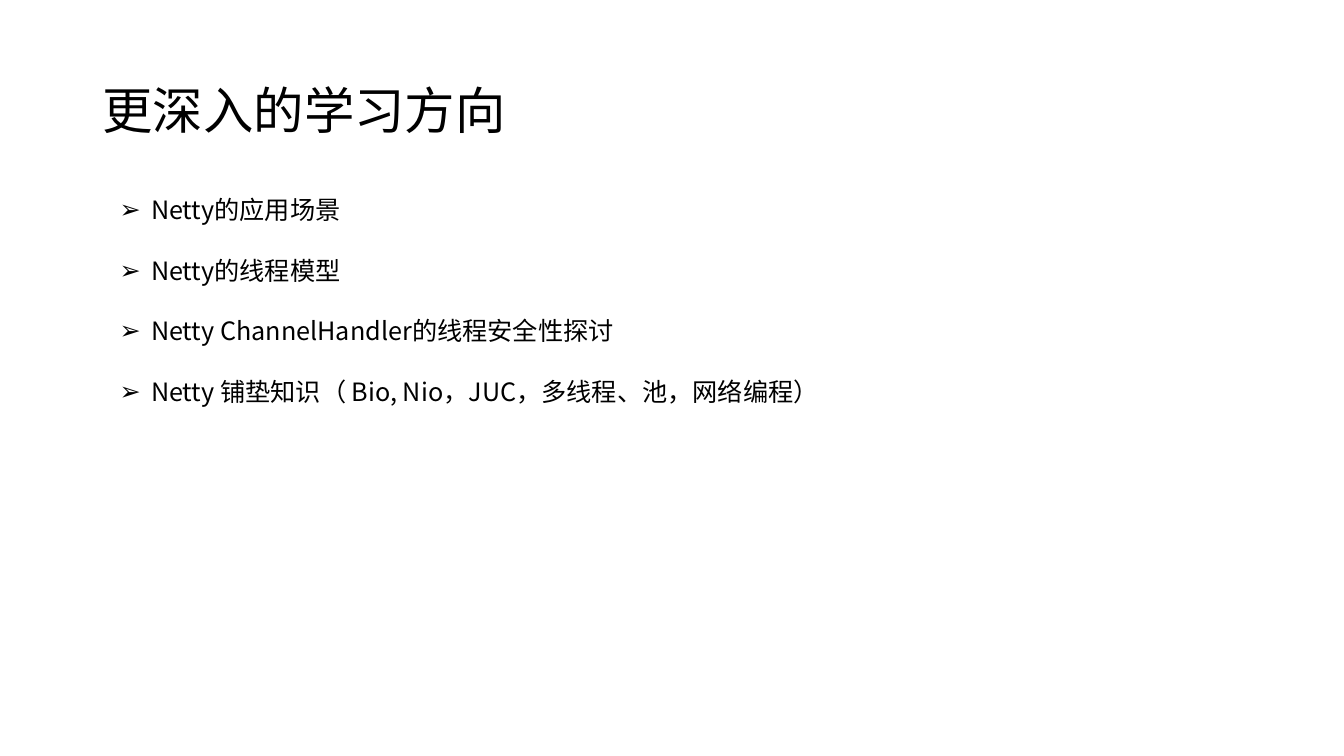
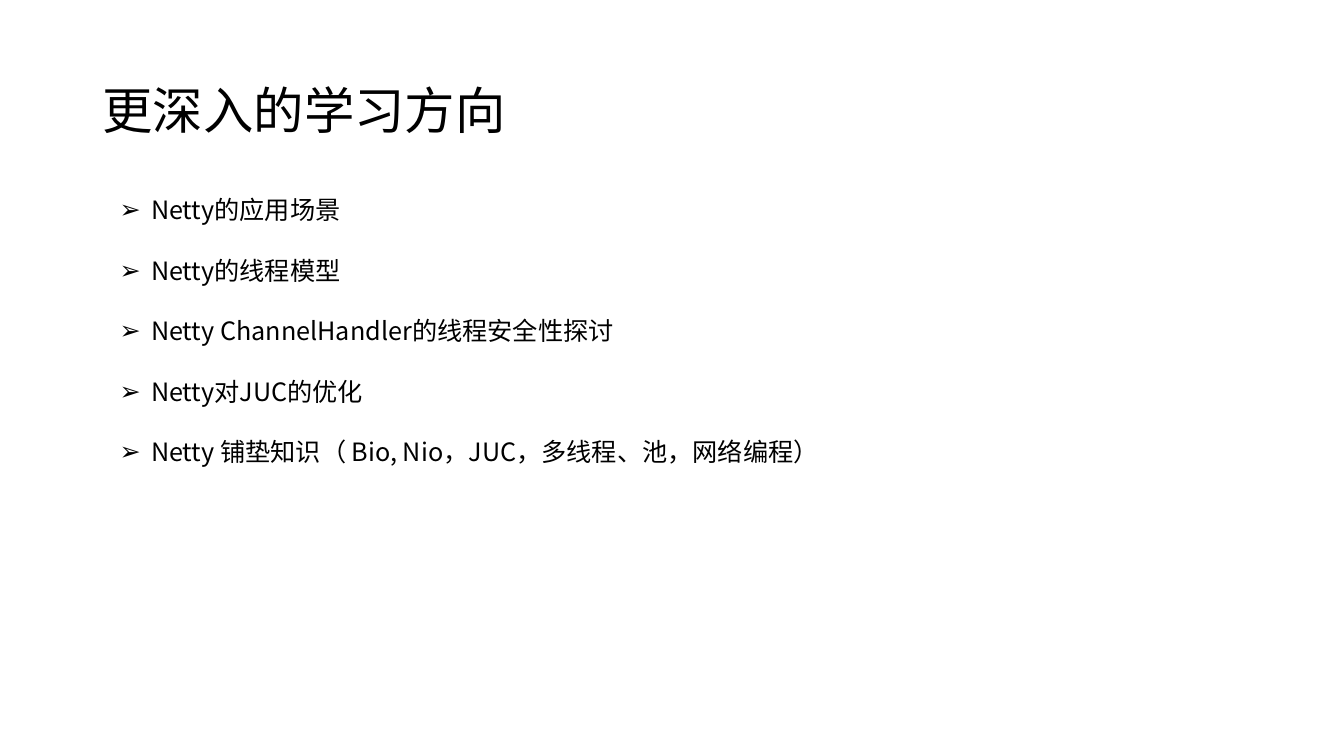
Before and after one commit to taomee517/netty-notes, a slide deck: slide 49 of Netty分享.pptx (slide 48 before the commit). Drawn at 1344x756 pixels with LibreOffice and Linux fonts; fonts in the diff are those of the drawing. Boxes give left, top, right and bottom in pixels: in the first picture for what was removed or moved away, otherwise in the second. Text is boxed around its words. In the diff, an @@ line names an element or a change of style, - is before the commit and + after.

```diff
--- a/Netty分享.pptx
+++ b/Netty分享.pptx
@@ text at (x1=151, y1=379, x2=363, y2=407): paragraph added @@
+➢ Netty对JUC的优化
```
Also in this commit, not shown: 8 other slides changed, 2 slides added.
